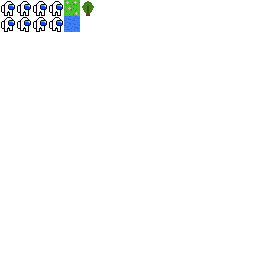
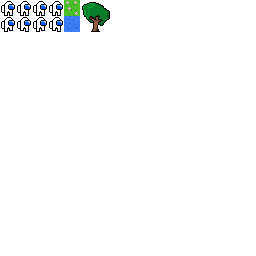
Layer changes from the first 256 x 256 image to the second:
renamed "Layer 9" to "Tree5", painted on it over [82, 1, 110, 32]
